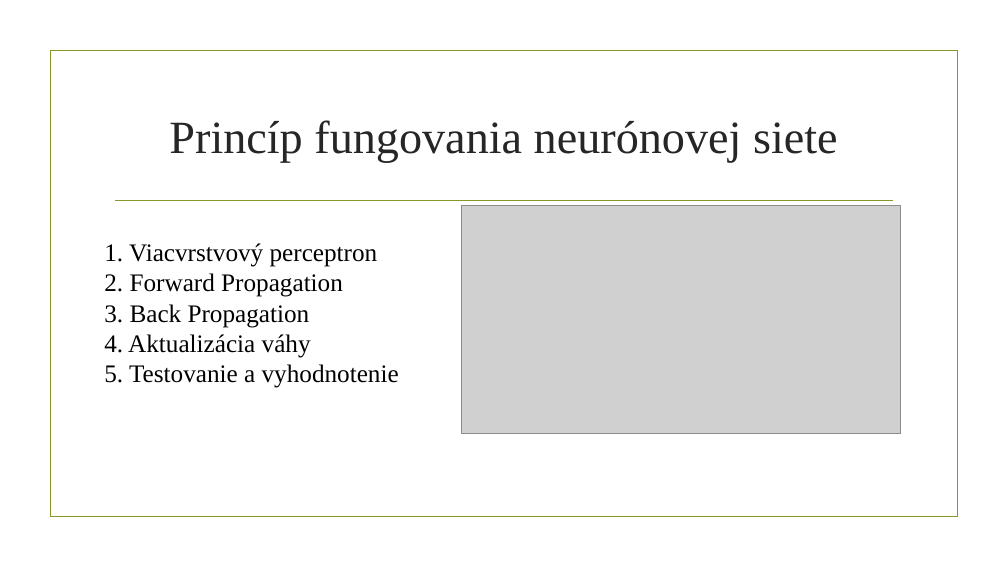
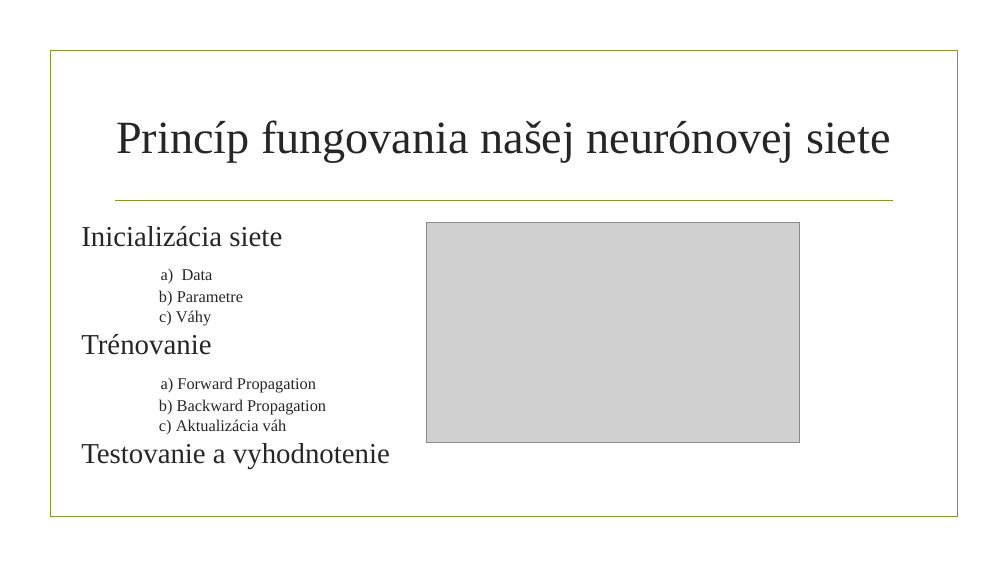
Before and after one commit to georgeob/Kysucky_NS2019, a slide deck: slide 5 of Kysucky_prezentacia.pptx. Drawn at 1008x567 pixels with LibreOffice and Linux fonts; fonts in the diff are those of the drawing; grey boxes stand for pictures; background and template pictures are left out. Boxes give left, top, right and bottom in pixels: in the first picture for what was removed or moved away, otherwise in the second. Text is boxed around its words. In the diff, an @@ line names an element or a change of style, - is before the commit and + after.

Commit message:
3.5. 2019 úprava prezentácie aj neuronovej siete

```diff
--- a/Kysucky_prezentacia.pptx
+++ b/Kysucky_prezentacia.pptx
@@ title at (x1=116, y1=120, x2=890, y2=162): text changed @@
-Princíp fungovania neurónovej siete
+Princíp fungovania našej neurónovej siete
@@ text added at (x1=81, y1=226, x2=390, y2=469), 15.6 pt, text #262626 @@
+Inicializácia siete
+a) Data
+b) Parametre
+c) Váhy
+Trénovanie
+a) Forward Propagation
+b) Backward Propagation
+c) Aktualizácia váh
+Testovanie a vyhodnotenie
@@ picture resized from (x1=462, y1=206, x2=901, y2=434) to (x1=426, y1=223, x2=800, y2=442) @@
@@ text removed at (x1=104, y1=243, x2=399, y2=388) @@
-1. Viacvrstvový perceptron
-2. Forward Propagation
-3. Back Propagation
-4. Aktualizácia váhy
-5. Testovanie a vyhodnotenie
```
Also in this commit, not shown: 6 other slides changed, 1 slide added, 1 other file.
